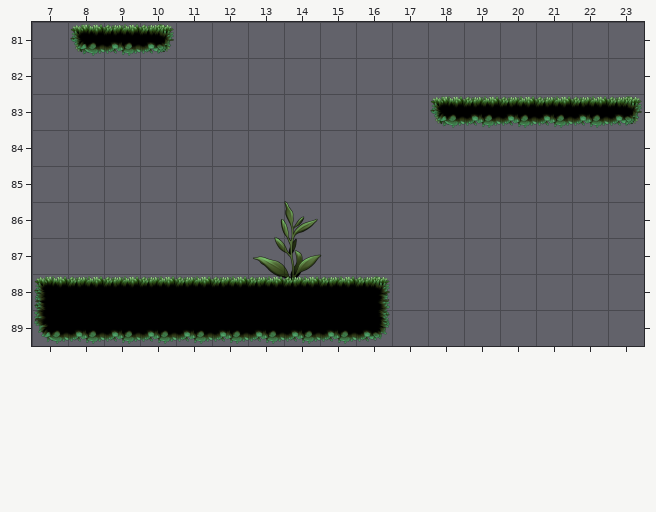
An edit to a level. Tiled map, Assets/Levels/Room3/Room3.tmx. The picture above was drawn from the file before the commit.
Cells are 128x128 px. Shown: x 7..23, y 81..89.
New version:
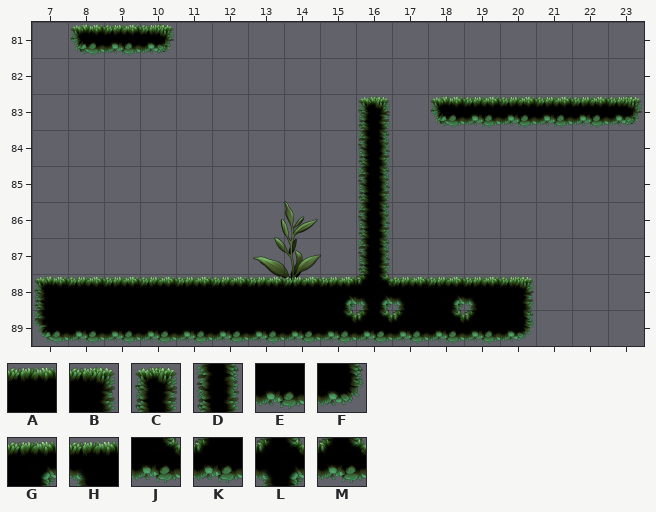
Key: from "Mossy": A 1, B 2, C 3, D 10, E 15, F 16, G 30, H 31, J 37, K 38, L 40, M 47.
_ is an empty cell, . an unchanged one.
The exact change:
--- layer "Camada de Blocos 1"
@@ x 15..20 @@
-83 ._....
-84 ._....
-85 ._....
-86 ._....
-87 ._....
-88 AB____
-89 EF____
+83 .C....
+84 .D....
+85 .D....
+86 .D....
+87 .D....
+88 GLHGHB
+89 JMKJKF
Boxes around the changes in both pictures, in picture pixels (x1, y1, x2, y2):
changed: (343, 96, 534, 344)
